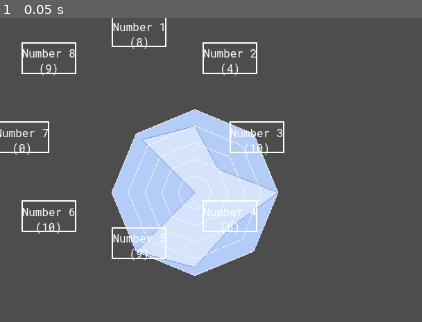
Above: before the commit, frame 1.
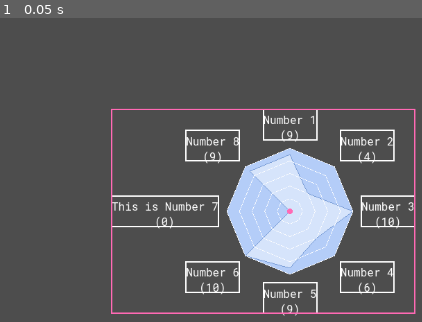
Above: after the commit, the same moment.

Repository: TheLsbt/godot_radar_graph
Game: Godot game, scene res://src/debug.tscn
Two runs of this game, one before a commit and one after it. Both use one fixed random seed, a clock stepped at 60 frames per second and the inputs below. The project has no main scene, so this scene is started directly.
Inputs:
- Up to frame 1 (0.05 s): no input

The runs differ from the first frame. In frame 1, 27% of the frame differs, in the area x 0-99%, y 0-99%.

Commit message:
Changes
Changed _update_title_rect_cache to _cache
Fixed size not changing when minimum size is changed.
A "hack" fix to fit the titles into the ControlRect

Diff:
--- a/src/debug.tscn
+++ b/src/debug.tscn
@@ -11,25 +11,25 @@
 [node name="RadarGraph" type="Control" parent="."]
 layout_mode = 3
 anchors_preset = 0
-offset_right = 80.0
-offset_bottom = 80.0
+offset_right = 437.01
+offset_bottom = 294.01
 script = ExtResource("2_k8q7i")
 max_value = 10.0
 step = 0.2
 rounded = true
 font = ExtResource("3_v0rtb")
-title_seperation = 10.625
+title_seperation = 12.01
 background_color = Color(0.705058, 0.802439, 0.972596, 1)
 graph_color = Color(0.8394, 0.89315, 0.984997, 1)
 graph_outline_color = Color(0.47168, 0.610492, 0.838542, 1)
 graph_outline_width = 1.0
 key_count = 8
-radius = 120.0
+radius = 90.995
 key_items = Array[Dictionary]([{
 "title": "Number 1
 ({value})",
 "use_custom_color": false,
-"value": 8.0
+"value": 9.0
 }, {
 "title": "Number 2
 ({value})",
@@ -56,7 +56,7 @@
 "use_custom_color": false,
 "value": 10.0
 }, {
-"title": "Number 7
+"title": "This is Number 7
 ({value})",
 "use_custom_color": false,
 "value": 0.0
@@ -70,7 +70,7 @@
 guide_color = Color(1, 1, 1, 1)
 guide_step = 2.0
 guide_width = 0.7
-items/key_0/value = 8.0
+items/key_0/value = 9.0
 items/key_0/title = "Number 1
 ({value})"
 items/key_0/use_custom_color = false
@@ -95,7 +95,7 @@
 ({value})"
 items/key_5/use_custom_color = false
 items/key_6/value = 0.0
-items/key_6/title = "Number 7
+items/key_6/title = "This is Number 7
 ({value})"
 items/key_6/use_custom_color = false
 items/key_7/value = 9.0
--- a/src/radar_graph.gd
+++ b/src/radar_graph.gd
@@ -56,7 +56,7 @@
 @export var title_seperation: float = 8:
 	set(v):
 		title_seperation = v
-		_update_title_rect_cache()
+		_cache()
 		queue_redraw()
 
 @export_subgroup("Graph")
@@ -72,13 +72,15 @@
 		key_count = new_key_count
 		key_items.resize(key_count)
 		notify_property_list_changed()
-		_update_title_rect_cache()
+		_cache()
 		queue_redraw()
 @export var radius: float = 0.0:
 	set(new_radius):
 		radius = new_radius
-		_update_title_rect_cache()
+		_cache()
 		update_minimum_size()
+		if (size - _get_minimum_size()).length_squared() > 0:
+			size = get_combined_minimum_size()
 		queue_redraw()
 
 @export_storage var key_items: Array[Dictionary] = []:
@@ -104,7 +106,10 @@
 		queue_redraw()
 @export_group("")
 
+var _encompassing_rect: Rect2
 var _title_rect_cache: Array[Rect2] = []
+var _render_shift := Vector2()
+
 
 const Merror = preload("res://src/merror.gd")
 
@@ -144,22 +149,53 @@
 	return key_items[index].get_or_add("title", "")
 
 
+func _get_shifted_center() -> Vector2:
+	return Vector2(radius, radius)
+
+
+func _get_tooltip(at_position: Vector2) -> String:
+	for rect in _title_rect_cache:
+		if rect.has_point(at_position - _render_shift):
+			return str(rect)
+	return ""
+
+
 func _notification(what: int) -> void:
 	if what == NOTIFICATION_DRAW:
+		draw_set_transform(_render_shift)
 		_draw_background()
 		_draw_graph()
 		_draw_graph_outline()
 		_draw_guides()
 		_draw_titles()
 
+		# NOTE: Debug to view the title rect cache
+		for rect in _title_rect_cache:
+			draw_rect(rect, Color.WHITE, false, 2)
+
+		draw_rect(_encompassing_rect, Color.HOT_PINK, false, 2)
+
+		draw_circle(_get_shifted_center(), 4, Color.HOT_PINK)
+		print(_render_shift)
+
 
 func _get_minimum_size() -> Vector2:
-	return Vector2(radius, radius) * 2
+	return _encompassing_rect.size
+
+
+func _cache() -> void:
+	_update_title_rect_cache()
+
+	# Get the encompassing rect
+	_encompassing_rect = Rect2()
+	for rect in _title_rect_cache:
+		_encompassing_rect = _encompassing_rect.merge(rect)
+	_render_shift = position - _encompassing_rect.position
 
 
 func _update_title_rect_cache() -> void:
 	_title_rect_cache.clear()
-	var center := size / 2
+	var center := _get_shifted_center()
 
 	for index in range(key_count):
 		# Get the subsitute variables
@@ -253,7 +289,7 @@
 		match property.get_slice("/", 2):
 			"value":
 				set_item_value(index, value)
-				_update_title_rect_cache()
+				_cache()
 				queue_redraw()
 				return true
 			"use_custom_color":
@@ -267,7 +303,7 @@
 				return true
 			"title":
 				key_items[index]["title"] = value
-				_update_title_rect_cache()
+				_cache()
 				queue_redraw()
 				return true
 	return false
@@ -319,13 +355,13 @@
 
 
 func _get_polygon_point(index: int) -> Vector2:
-	var center := size / 2
+	var center := _get_shifted_center()
 	var angle := (PI * 2 * index / key_count) - PI * 0.5
 	return center + Vector2(cos(angle), sin(angle)) * radius
 
 
 func _draw_background() -> void:
-	var center := size / 2
+	var center := _get_shifted_center()
 	var points := PackedVector2Array()
 	for i in range(key_count):
 		points.append(_get_polygon_point(i))
@@ -334,7 +370,7 @@
 
 
 func _draw_graph() -> void:
-	var center := size / 2
+	var center := _get_shifted_center()
 	var points := PackedVector2Array()
 
 	for index in key_items.size():
@@ -349,7 +385,7 @@
 	if graph_outline_width == 0 or graph_outline_color.a == 0:
 		return
 
-	var center := size / 2
+	var center := _get_shifted_center()
 	var points := PackedVector2Array()
 
 	for index in key_items.size():
@@ -366,7 +402,7 @@
 	if not show_guides or guide_step == 0:
 		return
 	var distance_covered := 0.0
-	var center := size / 2
+	var center := _get_shifted_center()
 
 	while distance_covered <= max_value:
 		var percent := distance_covered / max_value * radius
@@ -385,7 +421,7 @@
 
 
 func _get_point_as_location(point: Vector2) -> Location:
-	var center := size / 2
+	var center := _get_shifted_center()
 	if point.x < center.x and point.y < center.y:
 		return Location.TOP_LEFT
 	elif point.x == center.x and point.y < center.y:
@@ -406,7 +442,7 @@
 
 
 func _draw_titles() -> void:
-	var center := size / 2
+	var center := _get_shifted_center()
 	for index in range(key_count):
 		var subsitutes := {
 			"value": get_item_value(index)
@@ -418,7 +454,3 @@
 		var font_position := rect.position + Vector2(0, first_line_size.y)
 		draw_multiline_string(
 			font, font_position, title, HORIZONTAL_ALIGNMENT_CENTER, rect.size.x, font_size)
-
-	# NOTE: Debug to view the title rect cache
-	for rect in _title_rect_cache:
-		draw_rect(rect, Color.WHITE, false, 2)
